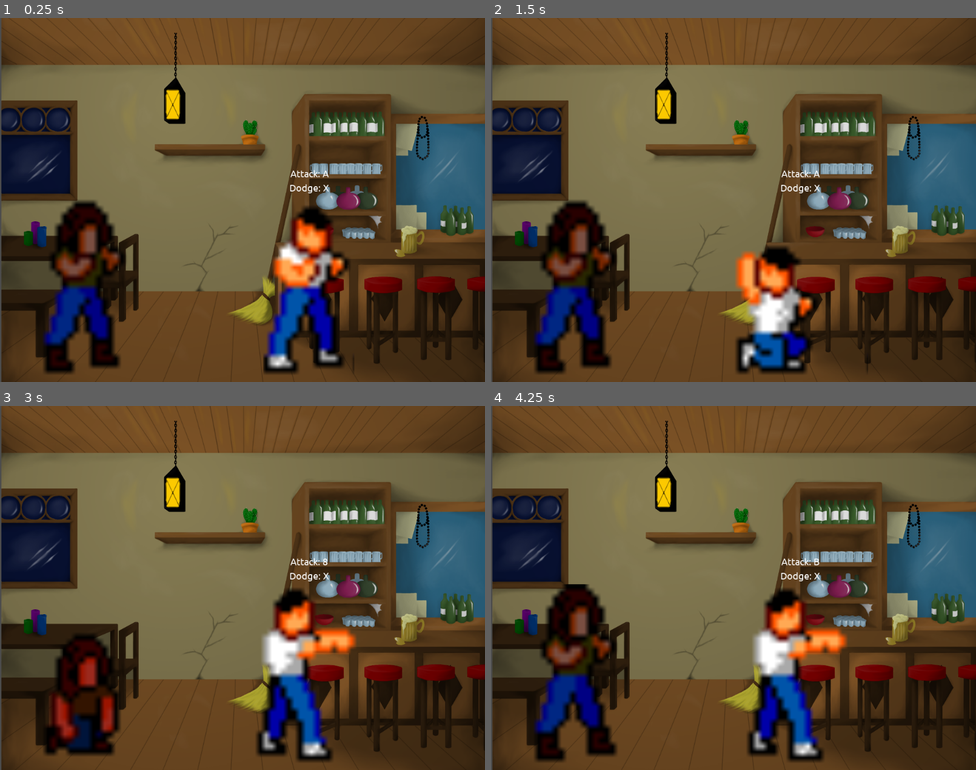
Above: before the commit, frames 1-4 (two rows, left to right).
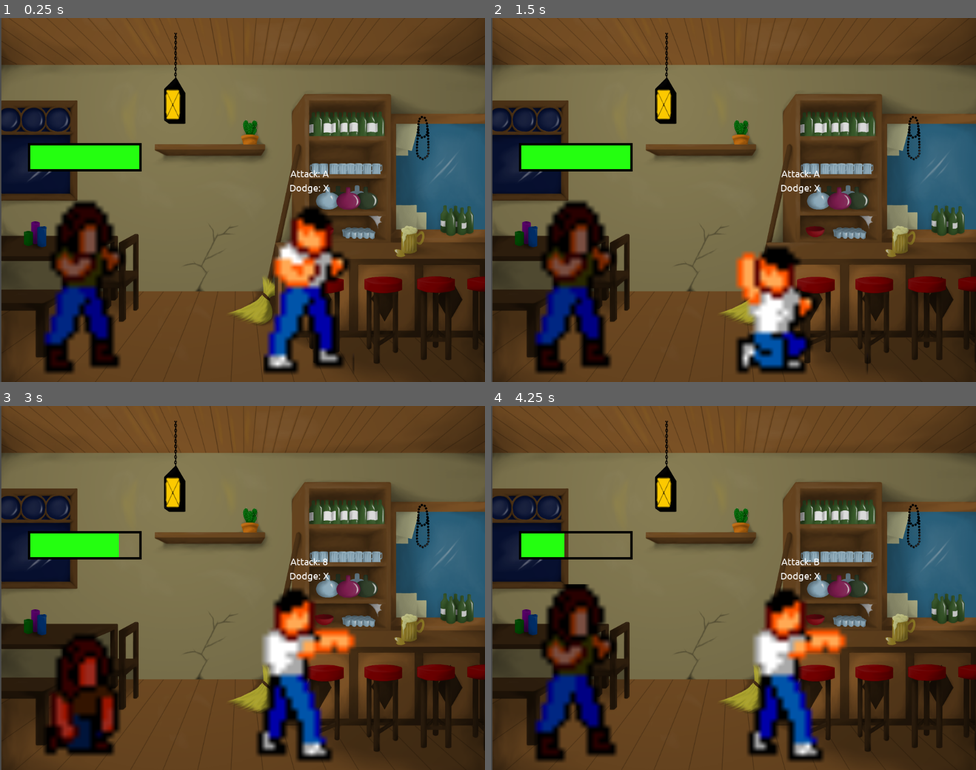
Above: after the commit, the same moments.

Repository: Dahl99/IMT2581_GroupJam
Game: Godot game, scene res://source/game_manager/game_manager.tscn
Two runs of this game, one before a commit and one after it. Both use one fixed random seed, a clock stepped at 60 frames per second and the inputs below.
Inputs:
- Up to frame 1 (0.25 s): no input
- Up to frame 2 (1.5 s): tap 8 (8) at 0.6 s; tap P (P) at 0.8, 1.35 s
- Up to frame 3 (3 s): tap 8 (8) at 1.55, 2.1 s; tap P (P) at 2.3 s; tap A (A) at 2.85 s
- Up to frame 4 (4.25 s): tap 8 (8) at 3.05 s; tap B (B) at 3.6 s; tap P (P) at 3.8 s

The runs differ from the first frame. In frame 1, 1.8% of the frame differs, in the area x 5-30%, y 34-43%; in frame 2, 1.8%; in frame 3, 1.6%; in frame 4, 1.0%.

Commit message:
Health bar for the enemy

Diff:
--- a/source/enemy/enemy.gd
+++ b/source/enemy/enemy.gd
@@ -7,6 +7,7 @@
 onready var attack_timer = $AttackTimer
 onready var prepare_timer = $AttackPrepareTimer
 onready var animation_player = $AnimationPlayer
+onready var health_bar = $TextureProgress
 
 var max_health = 5
 export (int) var health = 5
@@ -29,6 +30,7 @@
 func _die():
 	attack_timer.stop()
 	prepare_timer.stop()
+	health_bar.visible = false
 
 	emit_signal("enemy_died")
 
@@ -37,12 +39,14 @@
 
 func _respawn():
 	health = max_health
+	health_bar.value = health
 	animation_player.play("Respawn")
 	start_prepare_timer()
-
+	health_bar.visible = true
 
 func _on_take_damage():
 	health = health - 1
+	health_bar.value = health
 	if health <= 0:
 		_die()
 	else:
--- a/source/enemy/enemy.tscn
+++ b/source/enemy/enemy.tscn
@@ -7,6 +7,8 @@
 [ext_resource path="res://assets/enemy/SMS_Ranger_KnockDown.png" type="Texture" id=5]
 [ext_resource path="res://assets/enemy/SMS_Ranger_Get_Up.png" type="Texture" id=6]
 [ext_resource path="res://assets/enemy/SMS_Ranger_Strafe_2_strip4.png" type="Texture" id=7]
+[ext_resource path="res://source/menus/health_bar.png" type="Texture" id=8]
+[ext_resource path="res://source/menus/health_bar_green.png" type="Texture" id=9]
 
 [sub_resource type="Animation" id=1]
 resource_name = "Attack"
@@ -276,5 +278,18 @@
 
 [node name="AttackPrepareTimer" type="Timer" parent="."]
 one_shot = true
+
+[node name="TextureProgress" type="TextureProgress" parent="."]
+margin_left = -120.208
+margin_top = -304.056
+margin_right = 119.792
+margin_bottom = -244.056
+max_value = 5.0
+value = 5.0
+texture_over = ExtResource( 8 )
+texture_progress = ExtResource( 9 )
+__meta__ = {
+"_edit_use_anchors_": false
+}
 [connection signal="timeout" from="AttackTimer" to="." method="_on_AttackTimer_timeout"]
 [connection signal="timeout" from="AttackPrepareTimer" to="." method="_on_AttackPrepareTimer_timeout"]
--- a/source/game_manager/game_manager.gd
+++ b/source/game_manager/game_manager.gd
@@ -64,7 +64,7 @@
 	if enemies_killed >= 1:
 		add_child(pop_up)
 		pop_up.visible = true
-		pop_up.rect_position = Vector2(get_viewport().size.x/2, get_viewport().size.y/2)
+		pop_up.rect_position = Vector2(get_viewport().size.x/3, get_viewport().size.y/3)
 
 func _on_Button_button_down():
 	_player_attack()
Not shown: 3 places in source/enemy/enemy.tscn that only renumber resources
Binary file added: source/menus/health_bar.png
Not shown, added: source/menus/health_bar.png.import
Binary file added: source/menus/health_bar_green.png
Not shown, added: source/menus/health_bar_green.png.import
